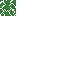
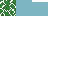
Comparing the layer stacks of the two (64, 64) images. Changes:
painted on "Layer 2" over (x1=16, y1=0, x2=48, y2=16)
